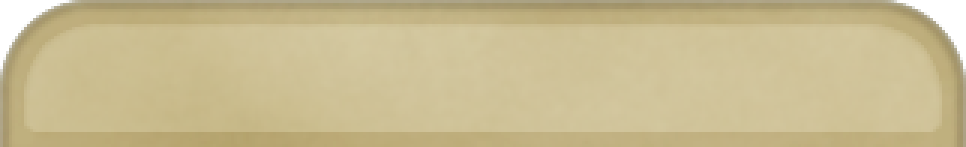
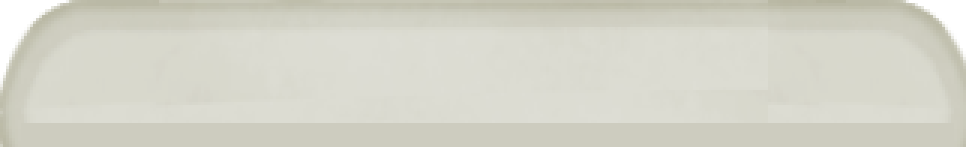
Layer changes from the first (966, 147) image to the second:
added layer "Layer 15" above "Layer 14" over (x1=21, y1=123, x2=954, y2=147)
added layer "Layer 14" above "Layer 13" over (x1=768, y1=0, x2=966, y2=147)
added layer "Layer 13" above "Layer 12" over (x1=0, y1=0, x2=846, y2=147)
hid "Layer 4" over (x1=9, y1=120, x2=957, y2=147)
hid "Layer 3" over (x1=24, y1=132, x2=942, y2=147)
hid "Layer 2" over (x1=0, y1=0, x2=966, y2=147)
